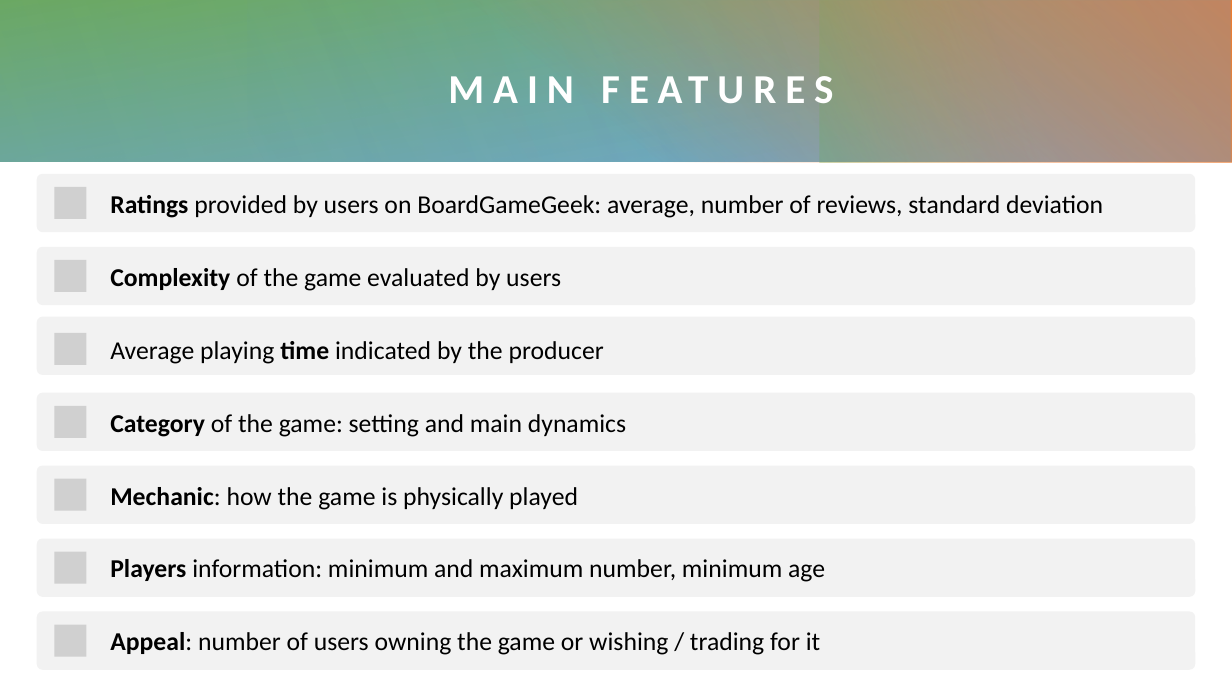
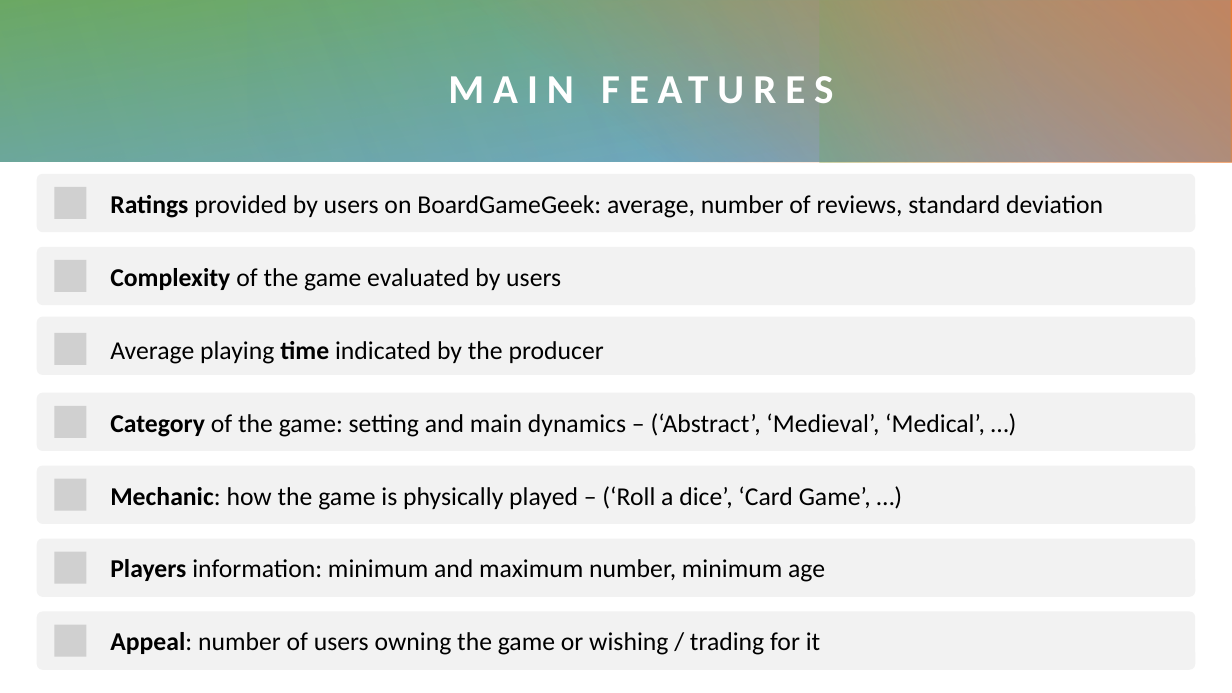
Before and after one commit to fraromeo/NPS, a slide deck: slide 3 of WIP non parametric statistics.pptx (slide 6 before the commit). Drawn at 1232x693 pixels with LibreOffice and Linux fonts; fonts in the diff are those of the drawing; grey boxes stand for pictures. Boxes give left, top, right and bottom in pixels: in the first picture for what was removed or moved away, otherwise in the second. Text is boxed around its words. In the diff, an @@ line names an element or a change of style, - is before the commit and + after.

```diff
--- a/WIP non parametric statistics.pptx
+++ b/WIP non parametric statistics.pptx
@@ text at (x1=110, y1=413, x2=985, y2=437): text changed @@
-Category of the game: setting and main dynamics
+Category of the game: setting and main dynamics – (‘Abstract’, ‘Medieval’, ‘Medical’, …)
@@ text at (x1=110, y1=486, x2=871, y2=510): text changed @@
-Mechanic: how the game is physically played
+Mechanic: how the game is physically played – (‘Roll a dice’, ‘Card Game’, …)
```
Also in this commit, not shown: 3 other slides changed, 1 slide added, 6 slides removed.
